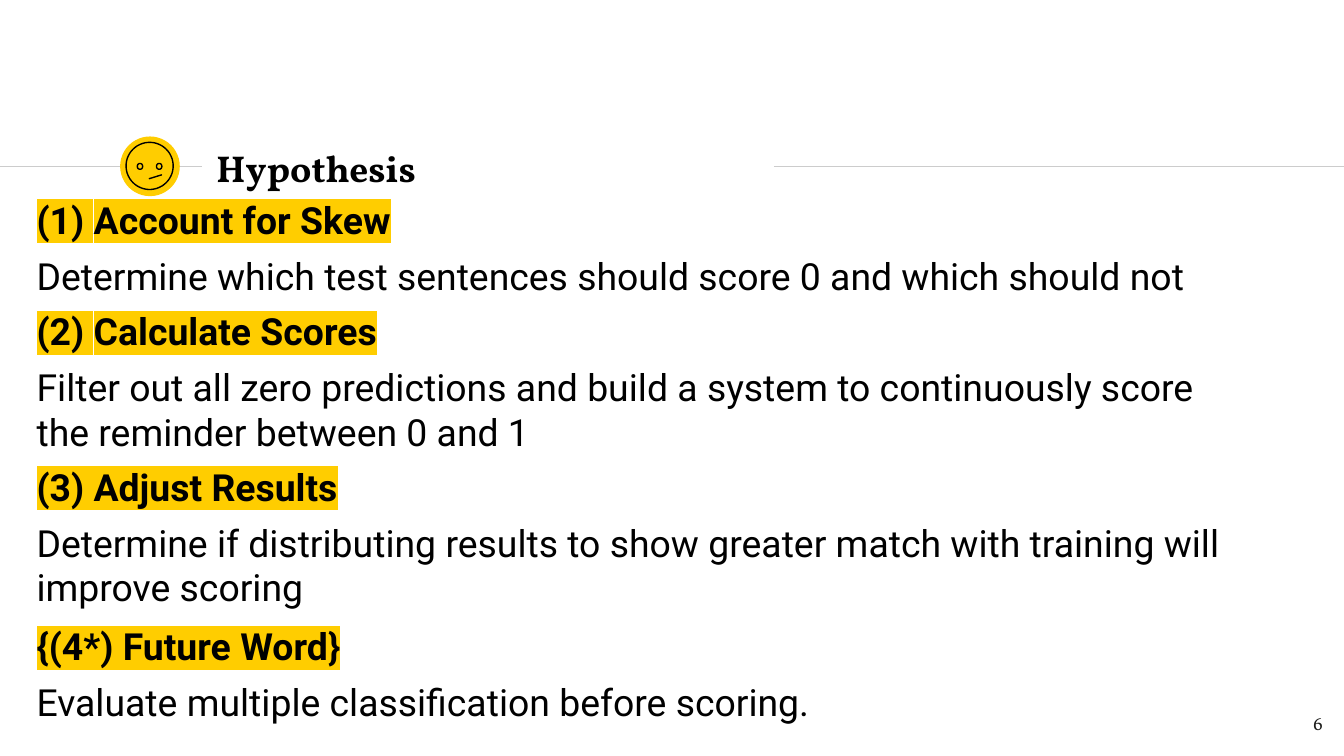
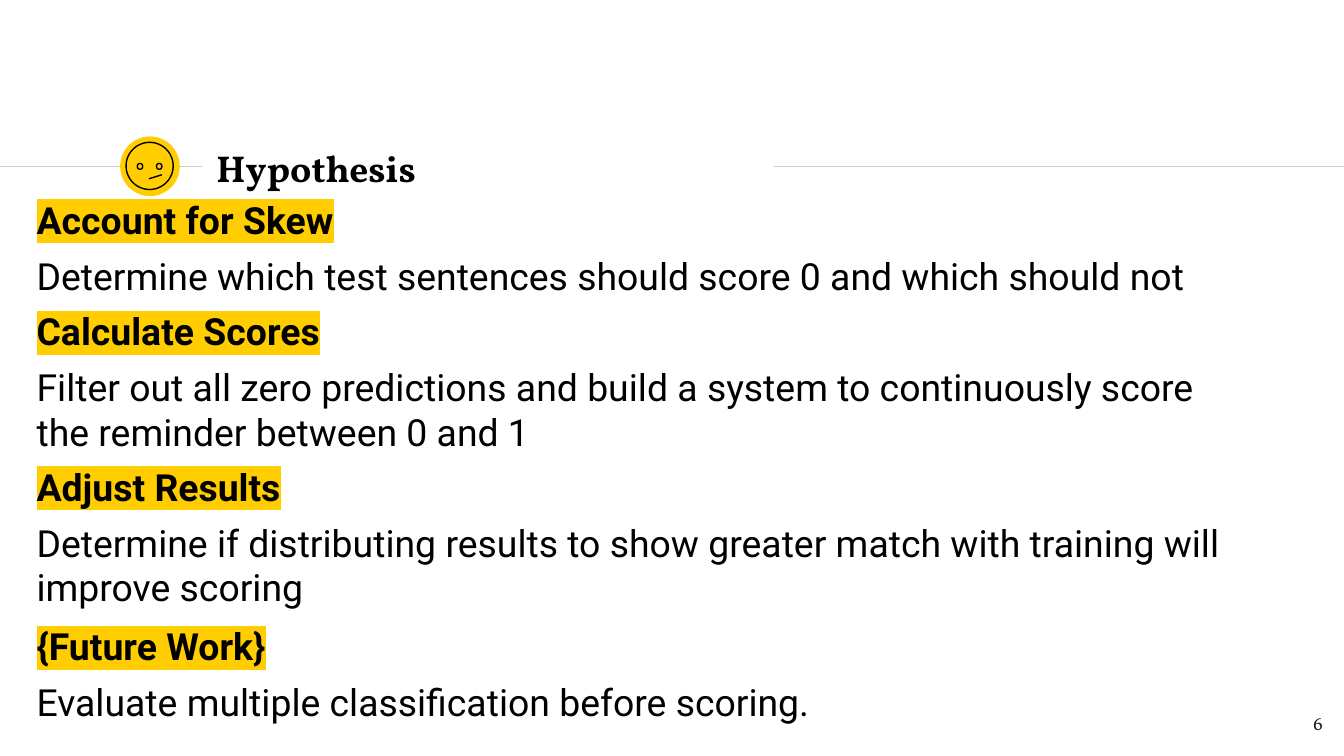
Before and after one commit to abfarahani/Toxicity-Classification, a slide deck: slide 6 of doc/csciFinalProjectPresentation.pptx. Drawn at 1344x756 pixels with LibreOffice and Linux fonts; fonts in the diff are those of the drawing. Boxes give left, top, right and bottom in pixels: in the first picture for what was removed or moved away, otherwise in the second. Text is boxed around its words. In the diff, an @@ line names an element or a change of style, - is before the commit and + after.

```diff
--- a/doc/csciFinalProjectPresentation.pptx
+++ b/doc/csciFinalProjectPresentation.pptx
@@ text at bbox=[37, 205, 333, 235]: text changed @@
-(1) Account for Skew
+Account for Skew
@@ text at bbox=[37, 310, 319, 346]: text changed @@
-(2) Calculate Scores
+Calculate Scores
@@ text at bbox=[37, 473, 281, 509]: text changed @@
-(3) Adjust Results
+Adjust Results
@@ text at bbox=[37, 631, 265, 667]: text changed @@
-{(4*) Future Word}
+{Future Work}
```
Also in this commit, not shown: 4 other slides changed, 4 slides added.
